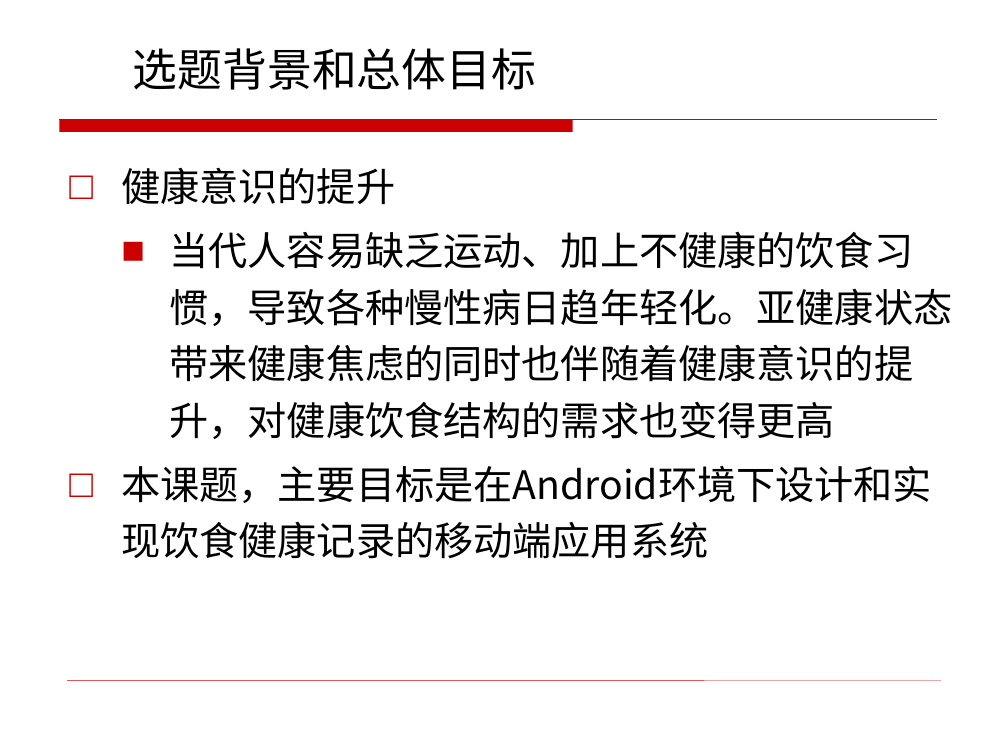
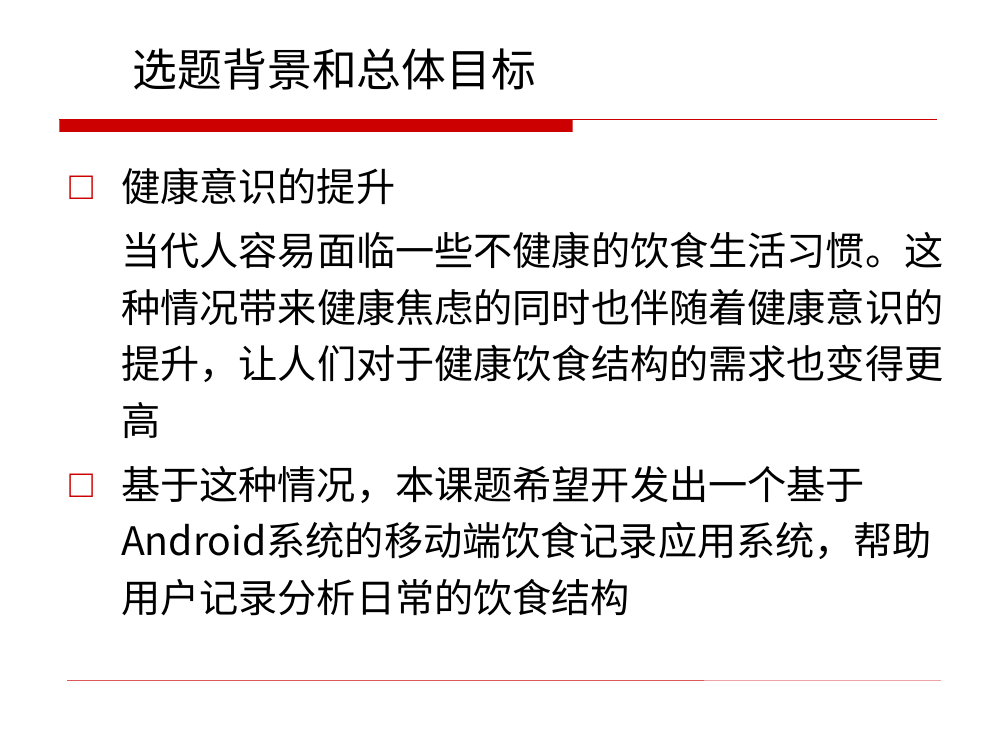
Before and after one commit to bensaku/ikun-home, a slide deck: slide 3 of 毕业设计/附件1：软件学院本科毕业设计汇报检查PPT模版（第1次）.pptx. Drawn at 1008x756 pixels with LibreOffice and Linux fonts; fonts in the diff are those of the drawing; background and template pictures are left out. Boxes give left, top, right and bottom in pixels: in the first picture for what was removed or moved away, otherwise in the second. Text is boxed around its words. In the diff, an @@ line names an element or a change of style, - is before the commit and + after.

Commit message:
ppt

```diff
--- a/毕业设计/附件1：软件学院本科毕业设计汇报检查PPT模版（第1次）.pptx
+++ b/毕业设计/附件1：软件学院本科毕业设计汇报检查PPT模版（第1次）.pptx
@@ text at box(121, 232, 943, 616): text changed @@
-  ■ 当代人容易缺乏运动、加上不健康的饮食习惯，导致各种慢性病日趋年轻化。亚健康状态带来健康焦虑的同时也伴随着健康意识的提升，对健康饮食结构的需求也变得更高
-□ 本课题，主要目标是在Android环境下设计和实现饮食健康记录的移动端应用系统
+  当代人容易面临一些不健康的饮食生活习惯。这种情况带来健康焦虑的同时也伴随着健康意识的提升，让人们对于健康饮食结构的需求也变得更高
+□ 基于这种情况，本课题希望开发出一个基于Android系统的移动端饮食记录应用系统，帮助用户记录分析日常的饮食结构
```
Also in this commit, not shown: 2 other slides changed, 2 slides added.
